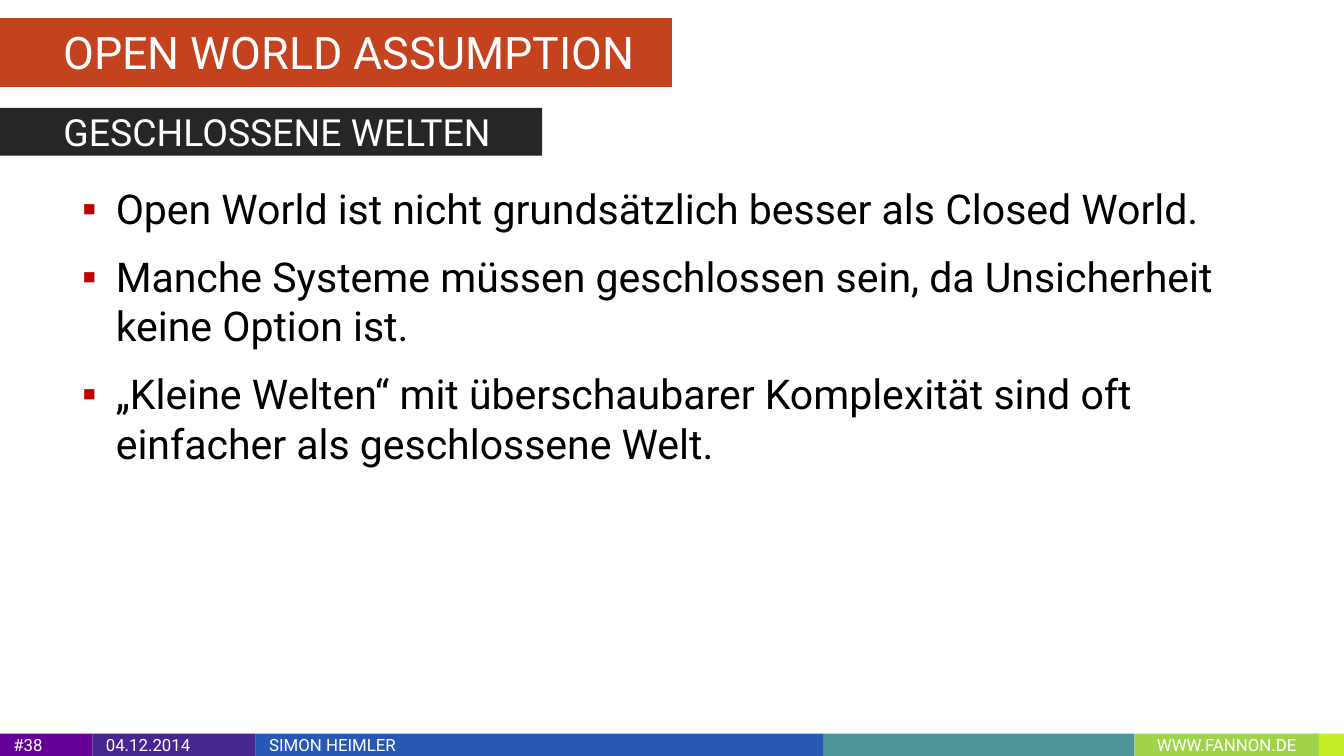
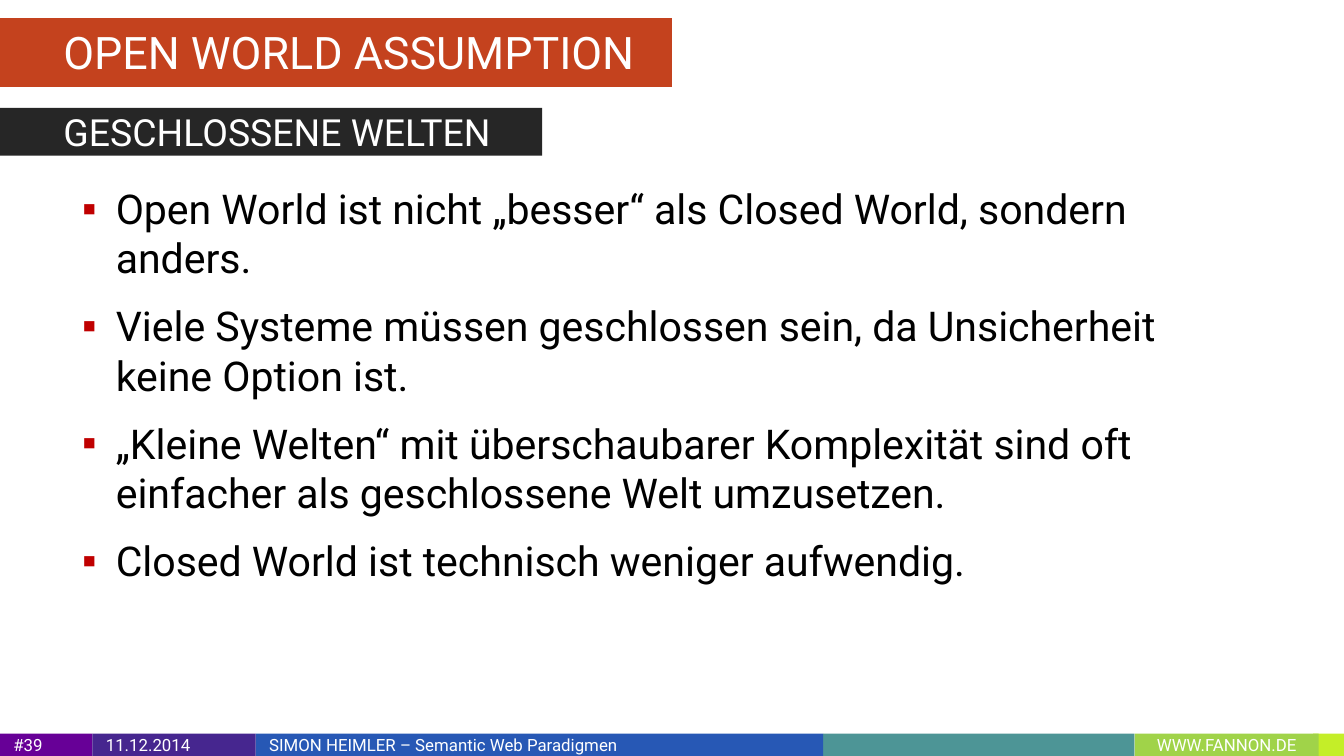
Before and after one commit to Fannon/SemanticWebParadigmen, a slide deck: slide 39 of Semantic Web Paradigmen PPT.pptx (slide 38 before the commit). Drawn at 1344x756 pixels with LibreOffice and Linux fonts; fonts in the diff are those of the drawing. Boxes give left, top, right and bottom in pixels: in the first picture for what was removed or moved away, otherwise in the second. Text is boxed around its words. In the diff, an @@ line names an element or a change of style, - is before the commit and + after.

```diff
--- a/Semantic Web Paradigmen PPT.pptx
+++ b/Semantic Web Paradigmen PPT.pptx
@@ text at bbox=[116, 193, 1156, 585]: text changed @@
-▪ Open World ist nicht grundsätzlich besser als Closed World.
-▪ Manche Systeme müssen geschlossen sein, da Unsicherheit keine Option ist.
-▪ „Kleine Welten“ mit überschaubarer Komplexität sind oft einfacher als geschlossene Welt.
+▪ Open World ist nicht „besser“ als Closed World, sondern anders.
+▪ Viele Systeme müssen geschlossen sein, da Unsicherheit keine Option ist.
+▪ „Kleine Welten“ mit überschaubarer Komplexität sind oft einfacher als geschlossene Welt umzusetzen.
+▪ Closed World ist technisch weniger aufwendig.
@@ page number at bbox=[13, 739, 42, 751]: text changed @@
-#38
+#39
@@ text in rectangle at bbox=[106, 739, 190, 751]: text changed @@
-04.12.2014
+11.12.2014
@@ text in rectangle at bbox=[269, 738, 617, 755]: text changed @@
-SIMON HEIMLER
+SIMON HEIMLER – Semantic Web Paradigmen
```
Also in this commit, not shown: 48 other slides changed, 3 slides added, 1 slide removed.
